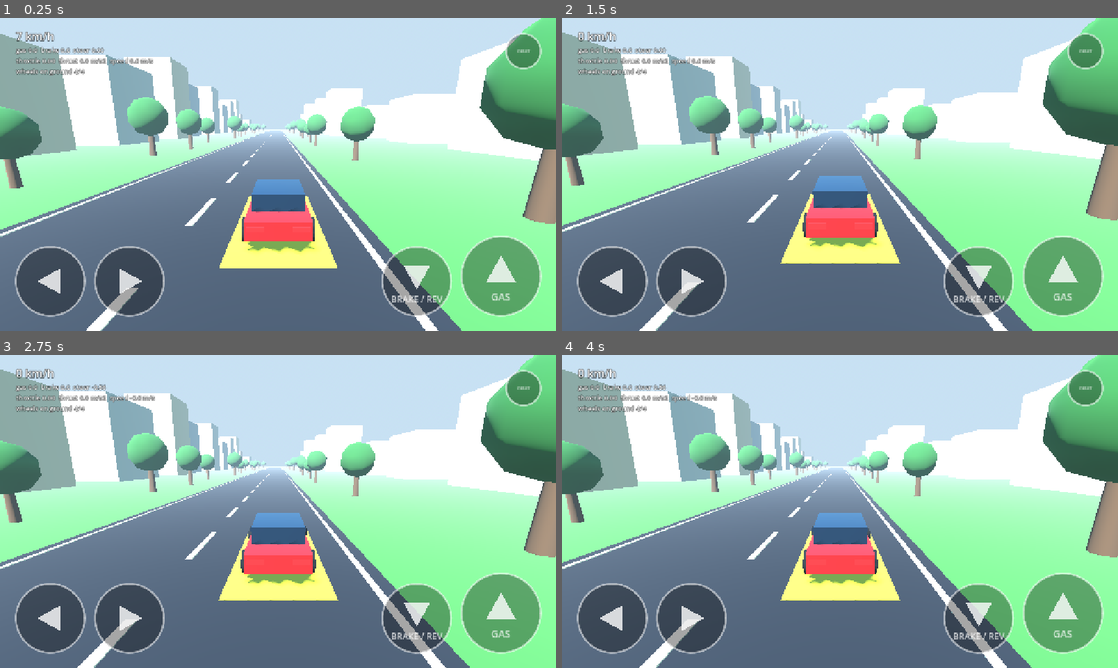
Above: before the commit, frames 1-4 (two rows, left to right).
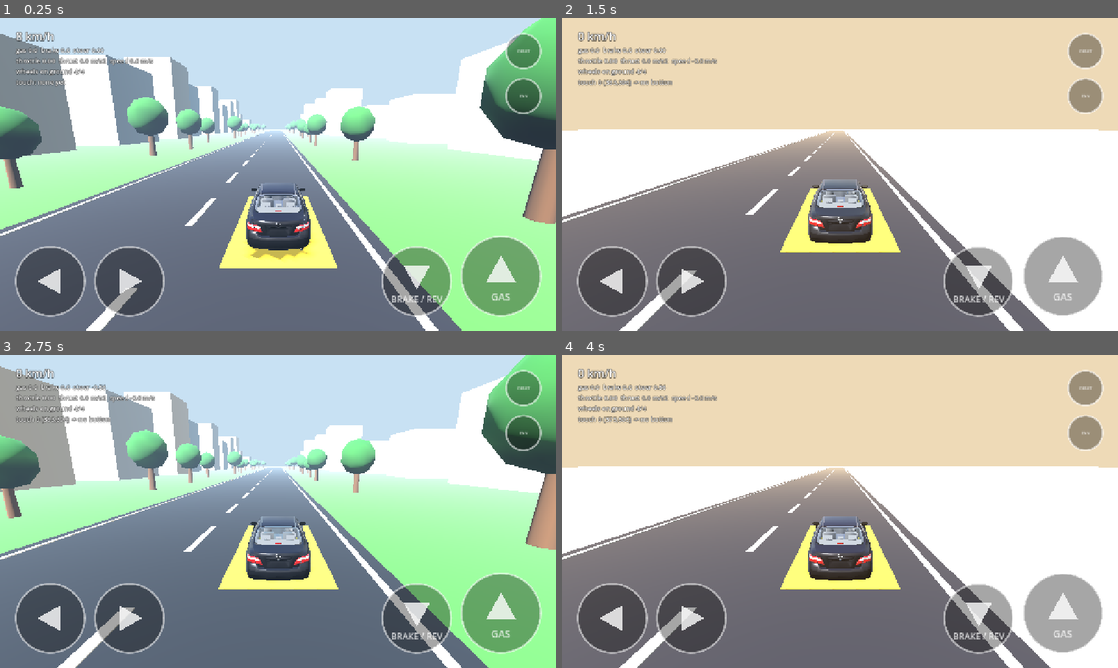
Above: after the commit, the same moments.

Repository: westlyibiese-design/EdoGta
Game: Godot game, scene res://scenes/main/main.tscn
Two runs of this game, one before a commit and one after it. Both use one fixed random seed, a clock stepped at 60 frames per second and the inputs below.
Inputs (mouse positions are in pixels of both pictures, inside the frame that each line leads up to):
- Up to frame 1 (0.25 s): no input
- Up to frame 2 (1.5 s): move the mouse to (962, 158) at 0.52 s; hold D (steer_right) 0.53-1.25 s; tap E (toggle_environment, bound only after the commit) at 0.6 s; click (962, 158) at 0.67 s; drag from (728, 190) to (812, 237) at 1.27 s
- Up to frame 3 (2.75 s): move the mouse to (333, 442) at 2.02 s; hold D (steer_right) from 2.03 s (still down); tap E (toggle_environment, bound only after the commit) at 2.1 s
- Up to frame 4 (4 s): release D (steer_right) at 2.75 s; drag from (812, 574) to (673, 464) at 2.77 s; move the mouse to (1006, 558) at 3.52 s; hold A (steer_left) from 3.53 s (still down); tap E (toggle_environment, bound only after the commit) at 3.6 s

The runs differ from the first frame. In frame 1, 12% of the frame differs, in the area x 0-100%, y 4-100%; in frame 2, 71%; in frame 3, 13%; in frame 4, 71%, in the area x 0-100%, y 0-100%.

Commit message:
Phase 2: Camry car, HDRI skies, drive fix

Diff:
--- /dev/null
+++ b/assets/vehicles/camry_2006/camry_2006_specs.json
@@ -0,0 +1,15 @@
+{
+  "file": "camry_2006_game.glb",
+  "units": "metres", "up": "+Y", "forward": "-Z", "right": "+X",
+  "origin": "ground level, centred between the four wheel centres",
+  "wheel_nodes": {
+    "Wheel_FL": [-0.7816, 0.3298, -1.3875],
+    "Wheel_FR": [0.7816, 0.3298, -1.3875],
+    "Wheel_RL": [-0.7816, 0.3298, 1.3875],
+    "Wheel_RR": [0.7816, 0.3298, 1.3875]
+  },
+  "wheel_radius": 0.33, "tyre_width": 0.228, "wheelbase": 2.775, "track": 1.563,
+  "body_bounds": {"x": [-1.022, 1.022], "y": [0.101, 1.461], "z": [-2.344, 2.464]},
+  "triangles": 33309, "materials": 25,
+  "note": "Measured from file data; not yet checked in the Godot editor."
+}
--- a/project.godot
+++ b/project.godot
@@ -46,6 +46,12 @@
 "events": [Object(InputEventKey,"resource_local_to_scene":false,"resource_name":"","device":-1,"window_id":0,"alt_press …(193 unchanged characters)…
 }
 
+toggle_environment={
+"deadzone": 0.5,
+"events": [Object(InputEventKey,"resource_local_to_scene":false,"resource_name":"","device":-1,"window_id":0,"alt_pressed":false,"shift_pressed":false,"ctrl_pressed":false,"meta_pressed":false,"pressed":false,"keycode":0,"physical_keycode":69,"key_label":0,"unicode":101,"location":0,"echo":false,"script":null)
+]
+}
+
 [rendering]
 
 renderer/rendering_method="mobile"
--- a/scenes/main/main.tscn
+++ b/scenes/main/main.tscn
@@ -1,15 +1,15 @@
-[gd_scene load_steps=8 format=3]
+[gd_scene load_steps=11 format=3]
 
 [ext_resource type="PackedScene" path="res://scenes/environment/test_road.tscn" id="1_road"]
-[ext_resource type="PackedScene" path="res://scenes/player/placeholder_car.tscn" id="2_car"]
+[ext_resource type="PackedScene" path="res://scenes/player/camry_car.tscn" id="2_car"]
 [ext_resource type="Script" path="res://scripts/camera/follow_camera.gd" id="3_cam"]
 [ext_resource type="PackedScene" path="res://scenes/ui/touch_controls.tscn" id="4_touch"]
+[ext_resource type="Script" path="res://scripts/world/environment_switcher.gd" id="5_env"]
+[ext_resource type="Texture2D" path="res://assets/hdri/ostrich_road_1k.exr" id="6_road_sky"]
+[ext_resource type="Texture2D" path="res://assets/hdri/aarfontein_pan_1k.exr" id="7_desert_sky"]
 
-[sub_resource type="ProceduralSkyMaterial" id="Sky_material"]
-sky_top_color = Color(0.26, 0.5, 0.82, 1)
-sky_horizon_color = Color(0.65, 0.78, 0.9, 1)
-ground_bottom_color = Color(0.3, 0.4, 0.3, 1)
-ground_horizon_color = Color(0.65, 0.78, 0.9, 1)
+[sub_resource type="PanoramaSkyMaterial" id="Sky_material"]
+panorama = ExtResource("6_road_sky")
 
 [sub_resource type="Sky" id="Sky_1"]
 sky_material = SubResource("Sky_material")
@@ -27,9 +27,14 @@
 
 [node name="WorldEnvironment" type="WorldEnvironment" parent="."]
 environment = SubResource("Environment_1")
+script = ExtResource("5_env")
+road_sky = ExtResource("6_road_sky")
+desert_sky = ExtResource("7_desert_sky")
+ground_mesh_path = NodePath("../TestRoad/Ground/Mesh")
+scenery_path = NodePath("../TestRoad/Scenery")
 
 [node name="SunLight" type="DirectionalLight3D" parent="."]
-transform = Transform3D(0.819152, 0.439385, -0.368688, 0.000000, 0.642788, 0.766044, 0.573576, -0.627507, 0.526541, 0, 20, 0)
+transform = Transform3D(0.819152, 0.439385, -0.368688, 0, 0.642788, 0.766044, 0.573576, -0.627507, 0.526541, 0, 20, 0)
 light_energy = 1.1
 shadow_enabled = true
 directional_shadow_mode = 0
@@ -40,14 +45,14 @@
 [node name="VehicleSpawn" type="Marker3D" parent="."]
 transform = Transform3D(1, 0, 0, 0, 1, 0, 0, 0, 1, 3, 0, 0)
 
-[node name="PlaceholderCar" parent="." instance=ExtResource("2_car")]
+[node name="PlayerCar" parent="." instance=ExtResource("2_car")]
 transform = Transform3D(1, 0, 0, 0, 1, 0, 0, 0, 1, 3, 0, 0)
 spawn_marker = NodePath("../VehicleSpawn")
 
 [node name="CameraRig" type="Node3D" parent="."]
 transform = Transform3D(1, 0, 0, 0, 1, 0, 0, 0, 1, 3, 0, 0)
 script = ExtResource("3_cam")
-target_path = NodePath("../PlaceholderCar")
+target_path = NodePath("../PlayerCar")
 
 [node name="Camera3D" type="Camera3D" parent="CameraRig"]
 transform = Transform3D(1, 0, 0, 0, 0.978148, 0.207912, 0, -0.207912, 0.978148, 0, 3.2, 7.5)
@@ -56,4 +61,4 @@
 far = 500.0
 
 [node name="TouchControls" parent="." instance=ExtResource("4_touch")]
-vehicle = NodePath("../PlaceholderCar")
+vehicle = NodePath("../PlayerCar")
--- /dev/null
+++ b/scenes/player/camry_car.tscn
@@ -0,0 +1,74 @@
+[gd_scene load_steps=5 format=3]
+
+[ext_resource type="Script" path="res://scripts/vehicle/car_controller.gd" id="1_ctrl"]
+[ext_resource type="Script" path="res://scripts/vehicle/camry_visuals.gd" id="2_vis"]
+[ext_resource type="PackedScene" path="res://assets/vehicles/camry_2006/camry_2006_game.glb" id="3_model"]
+
+[sub_resource type="BoxShape3D" id="Shape_body"]
+size = Vector3(1.8, 1.1, 4.7)
+
+[node name="CamryCar" type="VehicleBody3D"]
+mass = 1000.0
+center_of_mass_mode = 1
+center_of_mass = Vector3(0, 0.3, 0)
+can_sleep = false
+linear_damp = 0.05
+angular_damp = 1.0
+script = ExtResource("1_ctrl")
+wheelbase = 2.775
+
+[node name="Collision" type="CollisionShape3D" parent="."]
+transform = Transform3D(1, 0, 0, 0, 1, 0, 0, 0, 1, 0, 0.9, 0.06)
+shape = SubResource("Shape_body")
+
+[node name="Visual" type="Node3D" parent="."]
+script = ExtResource("2_vis")
+
+[node name="Model" parent="Visual" instance=ExtResource("3_model")]
+
+[node name="WheelFrontLeft" type="VehicleWheel3D" parent="."]
+transform = Transform3D(1, 0, 0, 0, 1, 0, 0, 0, 1, -0.7816, 0.53, -1.3875)
+use_as_traction = false
+use_as_steering = true
+wheel_roll_influence = 0.1
+wheel_radius = 0.33
+wheel_rest_length = 0.2
+wheel_friction_slip = 10.5
+suspension_travel = 0.2
+suspension_stiffness = 50.0
+
+[node name="WheelFrontRight" type="VehicleWheel3D" parent="."]
+transform = Transform3D(1, 0, 0, 0, 1, 0, 0, 0, 1, 0.7816, 0.53, -1.3875)
+use_as_traction = false
+use_as_steering = true
+wheel_roll_influence = 0.1
+wheel_radius = 0.33
+wheel_rest_length = 0.2
+wheel_friction_slip = 10.5
+suspension_travel = 0.2
+suspension_stiffness = 50.0
+
+[node name="WheelRearLeft" type="VehicleWheel3D" parent="."]
+transform = Transform3D(1, 0, 0, 0, 1, 0, 0, 0, 1, -0.7816, 0.53, 1.3875)
+use_as_traction = true
+use_as_steering = false
+wheel_roll_influence = 0.1
+wheel_radius = 0.33
+wheel_rest_length = 0.2
+wheel_friction_slip = 10.5
+suspension_travel = 0.2
+suspension_stiffness = 50.0
+
+[node name="WheelRearRight" type="VehicleWheel3D" parent="."]
+transform = Transform3D(1, 0, 0, 0, 1, 0, 0, 0, 1, 0.7816, 0.53, 1.3875)
+use_as_traction = true
+use_as_steering = false
+wheel_roll_influence = 0.1
+wheel_radius = 0.33
+wheel_rest_length = 0.2
+wheel_friction_slip = 10.5
+suspension_travel = 0.2
+suspension_stiffness = 50.0
+
+[node name="CameraMount" type="Marker3D" parent="."]
+transform = Transform3D(1, 0, 0, 0, 0.978148, 0.207912, 0, -0.207912, 0.978148, 0, 3.2, 7.5)
--- a/scenes/ui/touch_controls.tscn
+++ b/scenes/ui/touch_controls.tscn
@@ -65,3 +65,11 @@
 glyph = 4
 caption = "RESET"
 slide_in = false
+
+[node name="EnvToggle" type="Node2D" parent="."]
+position = Vector2(1220, 150)
+action = "toggle_environment"
+script = ExtResource("2_btn")
+glyph = 4
+caption = "ENV"
+slide_in = false
--- a/scripts/ui/touch_controls.gd
+++ b/scripts/ui/touch_controls.gd
@@ -22,6 +22,7 @@
 @onready var _accelerate: PadButton = $Accelerate
 @onready var _brake: PadButton = $Brake
 @onready var _reset: PadButton = $Reset
+@onready var _env_toggle: PadButton = $EnvToggle
 @onready var _speed_label: Label = $SpeedLabel
 @onready var _debug_label: Label = $DebugLabel
 
@@ -29,10 +30,11 @@
 var _last_kmh: int = -1
 var _pads: Array = []
 var _finger_pad: Dictionary = {}
+var _last_touch: String = "touch: none yet"
 
 
 func _ready() -> void:
-	_pads = [_steer_left, _steer_right, _accelerate, _brake, _reset]
+	_pads = [_steer_left, _steer_right, _accelerate, _brake, _reset, _env_toggle]
 	if not vehicle.is_empty():
 		_car = get_node_or_null(vehicle) as CarController
 	_speed_label.visible = _car != null
@@ -49,14 +51,16 @@
 		_last_kmh = kmh
 		_speed_label.text = "%d km/h" % kmh
 	if show_debug:
-		_debug_label.text = _car.debug_text()
+		_debug_label.text = _car.debug_text() + "\n" + _last_touch
 
 
 func _input(event: InputEvent) -> void:
 	if event is InputEventScreenTouch:
 		var touch: InputEventScreenTouch = event as InputEventScreenTouch
 		if touch.pressed:
-			_finger_pad[touch.index] = _pad_at(event, false)
+			var hit: PadButton = _pad_at(event, false)
+			_finger_pad[touch.index] = hit
+			_last_touch = "touch %d (%d,%d) -> %s" % [touch.index, int(touch.position.x), int(touch.position.y), hit.action if hit != null else "no button"]
 		else:
 			_finger_pad.erase(touch.index)
 		_sync_actions()
@@ -126,5 +130,9 @@
 	_reset.set_radius(reset_r)
 	_reset.position = Vector2(view.x - margin - reset_r, margin + reset_r)
 
+	# Environment toggle: small, under RESET.
+	_env_toggle.set_radius(reset_r)
+	_env_toggle.position = Vector2(view.x - margin - reset_r, margin + reset_r * 3.0 + gap)
+
 	_speed_label.position = Vector2(margin, margin * 0.6)
 	_debug_label.position = Vector2(margin, margin * 0.6 + 40.0)
--- /dev/null
+++ b/scripts/vehicle/camry_visuals.gd
@@ -0,0 +1,31 @@
+extends Node3D
+## EdoGTA Phase 2: hooks the Camry model's wheel meshes up to the car's VehicleWheel3D nodes.
+##
+## The model (res://assets/vehicles/camry_2006/camry_2006_game.glb, instanced as the child
+## "Model") has four separate meshes, Wheel_FL / Wheel_FR / Wheel_RL / Wheel_RR, each centred on
+## its own origin. At start-up each one is moved under the matching VehicleWheel3D, so Godot's
+## vehicle code steers, spins and moves it with the suspension (same as the placeholder cylinders).
+## Attached to the "Visual" node, whose parent is the VehicleBody3D.
+
+const WHEEL_MAP: Dictionary = {
+	"Wheel_FL": "WheelFrontLeft",
+	"Wheel_FR": "WheelFrontRight",
+	"Wheel_RL": "WheelRearLeft",
+	"Wheel_RR": "WheelRearRight",
+}
+
+
+func _ready() -> void:
+	var car: Node = get_parent()
+	var model: Node = get_node_or_null("Model")
+	if model == null:
+		push_warning("CamryVisuals: no 'Model' child; wheels were not attached.")
+		return
+	for mesh_name in WHEEL_MAP:
+		var mesh: Node3D = model.find_child(String(mesh_name), true, false) as Node3D
+		var wheel: Node3D = car.get_node_or_null(NodePath(String(WHEEL_MAP[mesh_name]))) as Node3D
+		if mesh == null or wheel == null:
+			push_warning("CamryVisuals: could not attach %s to %s." % [mesh_name, WHEEL_MAP[mesh_name]])
+			continue
+		mesh.reparent(wheel, false)
+		mesh.transform = Transform3D.IDENTITY
--- a/scripts/vehicle/car_controller.gd
+++ b/scripts/vehicle/car_controller.gd
@@ -3,9 +3,9 @@
 ##
 ## Reads the named input actions below. Steering uses VehicleBody3D.steering
 ## (the VehicleWheel3D children give grip, suspension and visual wheel motion).
-## Forward thrust and braking are applied as real forces in m/s^2 with
-## apply_central_force (engine_force and brake are kept at 0): their units are
-## easy to get wrong, and the first Phase 1B build barely moved because of it.
+## Forward thrust and braking are applied as acceleration in m/s^2 by changing
+## linear_velocity directly each physics step (engine_force and brake are kept at 0):
+## their units are easy to get wrong, and the first Phase 1B build barely moved because of it.
 ## Thrust only applies while at least one wheel touches the ground.
 ##
 ## Input actions (defined in project.godot; touch buttons feed the same actions):
@@ -183,12 +183,14 @@
 
 	_last_thrust = 0.0
 	if _wheels_grounded > 0:
-		var force: float = thrust * mass
+		var accel_now: float = thrust
 		if _decel > 0.0 and absf(forward_speed) > 0.001:
 			# Never decelerate by more than what stops the car within this physics step.
 			var decel_now: float = minf(_decel, absf(forward_speed) / delta)
-			force -= signf(forward_speed) * decel_now * mass
-		apply_central_force(-global_transform.basis.z * force)
+			accel_now -= signf(forward_speed) * decel_now
+		# Phase 2: change the car's velocity directly (same result as a force of accel_now * mass)
+		# so driving does not depend on how VehicleBody3D scales forces or engine_force.
+		linear_velocity += -global_transform.basis.z * accel_now * delta
 		_last_thrust = thrust
 
 
--- /dev/null
+++ b/scripts/world/environment_switcher.gd
@@ -0,0 +1,54 @@
+extends WorldEnvironment
+## EdoGTA Phase 2: road / desert sky switcher (attached to Main/WorldEnvironment).
+##
+## Swaps the HDRI panorama, fog colour, ground colour and roadside scenery.
+## Press E, or tap the ENV button, to toggle. The road sky is the default.
+
+## HDRI used for the road / city scene.
+@export var road_sky: Texture2D
+## HDRI used for the desert scene.
+@export var desert_sky: Texture2D
+## The ground MeshInstance3D whose colour turns to sand in the desert.
+@export var ground_mesh_path: NodePath
+## Trees and buildings; hidden in the desert.
+@export var scenery_path: NodePath
+@export var road_fog_color: Color = Color(0.65, 0.78, 0.9)
+@export var desert_fog_color: Color = Color(0.86, 0.74, 0.58)
+@export var desert_ground_color: Color = Color(0.78, 0.66, 0.46)
+@export var start_in_desert: bool = false
+
+var is_desert: bool = false
+
+var _ground: MeshInstance3D = null
+var _scenery: Node3D = null
+var _sky_material: PanoramaSkyMaterial = null
+var _sand_material: StandardMaterial3D = null
+
+
+func _ready() -> void:
+	_ground = get_node_or_null(ground_mesh_path) as MeshInstance3D
+	_scenery = get_node_or_null(scenery_path) as Node3D
+	if environment != null and environment.sky != null:
+		_sky_material = environment.sky.sky_material as PanoramaSkyMaterial
+	_sand_material = StandardMaterial3D.new()
+	_sand_material.albedo_color = desert_ground_color
+	_sand_material.roughness = 1.0
+	apply_environment(start_in_desert)
+
+
+func _process(_delta: float) -> void:
+	if Input.is_action_just_pressed("toggle_environment"):
+		apply_environment(not is_desert)
+
+
+func apply_environment(desert: bool) -> void:
+	is_desert = desert
+	var sky_texture: Texture2D = desert_sky if desert else road_sky
+	if _sky_material != null and sky_texture != null:
+		_sky_material.panorama = sky_texture
+	if environment != null:
+		environment.fog_light_color = desert_fog_color if desert else road_fog_color
+	if _ground != null:
+		_ground.material_override = _sand_material if desert else null
+	if _scenery != null:
+		_scenery.visible = not desert
Binary file added: assets/hdri/aarfontein_pan_1k.exr
Binary file added: assets/hdri/ostrich_road_1k.exr
Binary file added: assets/vehicles/camry_2006/camry_2006_game.glb
Not shown, changed: README.md
Not shown, added: assets/hdri/CREDITS.md
Not shown, added: assets/vehicles/camry_2006/CREDITS.md
Not shown, added: assets/vehicles/camry_2006/VALIDATION.md
